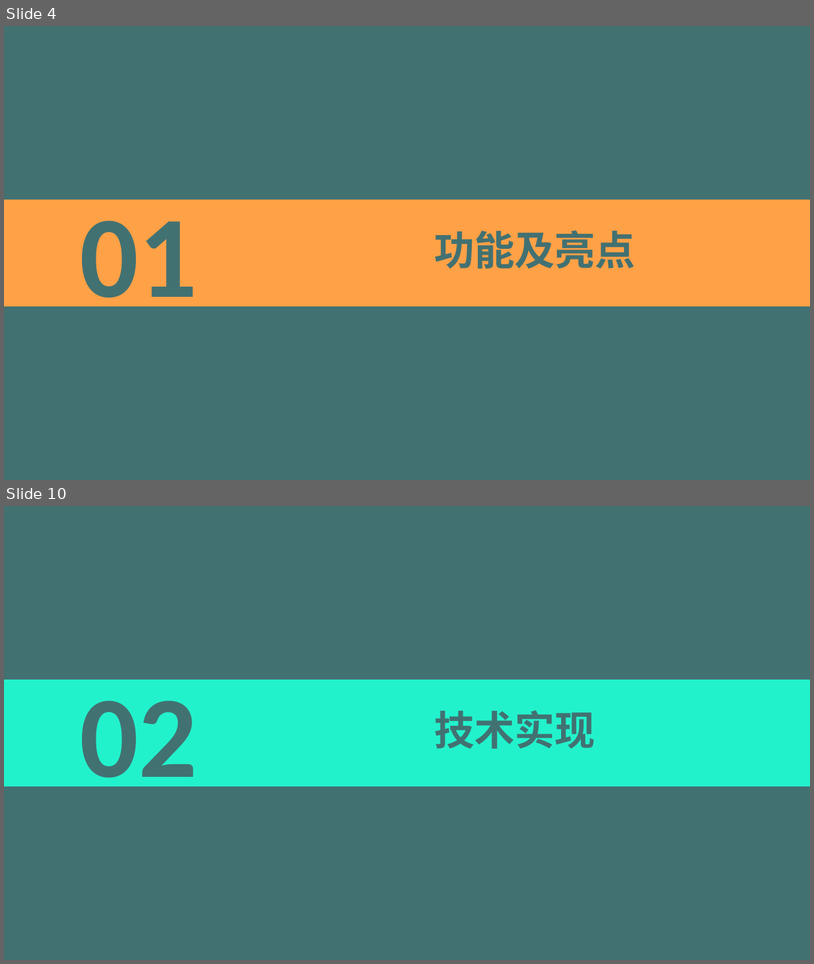
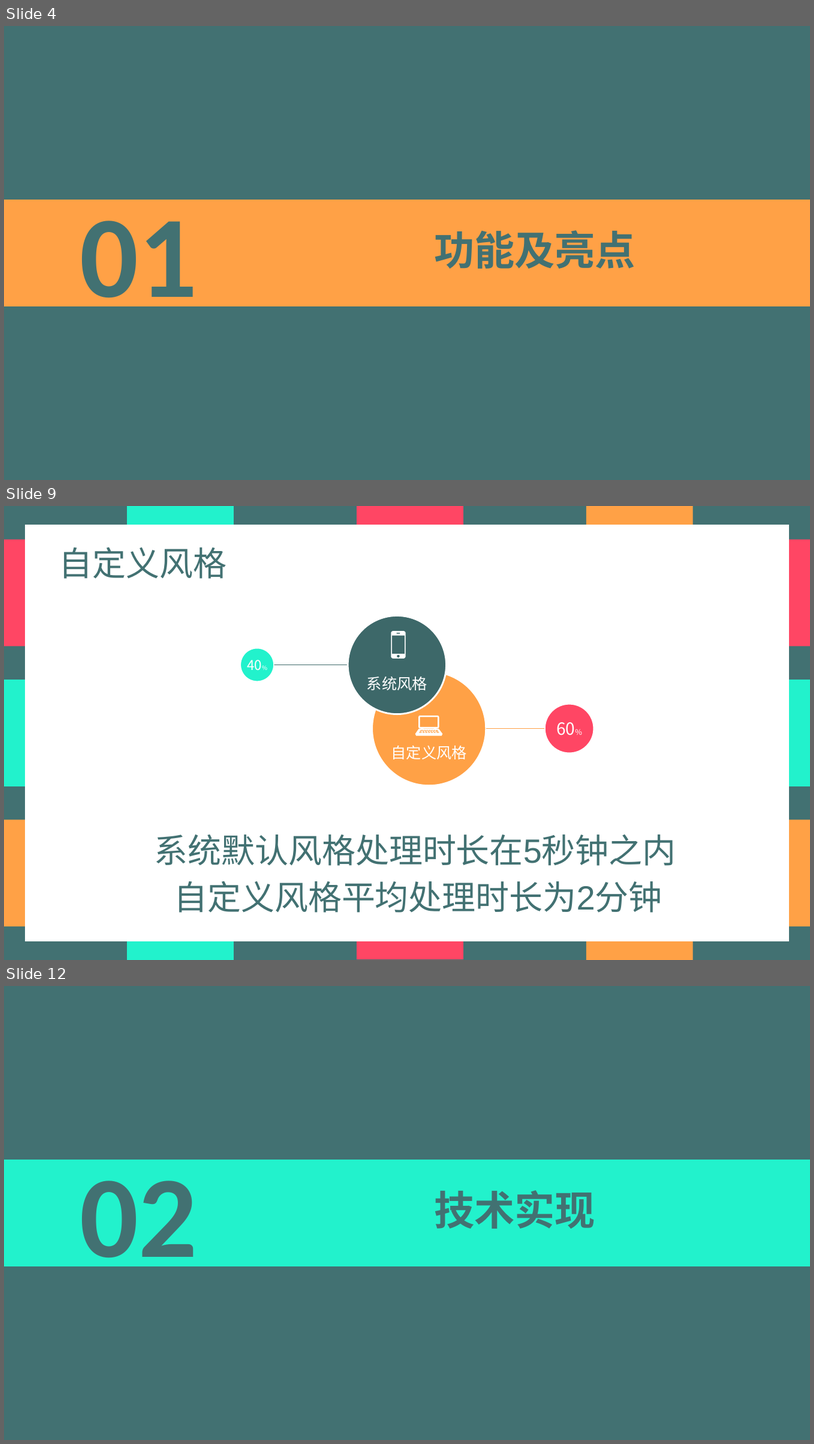
Before and after one commit to Yang-Xavier/GSDoc, a slide deck: 项目简介PPT/项目简介.pptx. Shown one above the other, each under a label of ours: slides 4 and 10 before the commit, slides 4, 9 and 12 after it; the slides between them are not shown. The pictures are 814x964 and 814x1444 pixels, drawn with LibreOffice and Linux fonts; fonts in the diff are those of the drawing. Boxes give left, top, right and bottom in pixels: in the first picture for what was removed or moved away, otherwise in the second. Text is boxed around its words. In the diff, an @@ line names an element or a change of style, - is before the commit and + after.

```diff
--- a/项目简介PPT/项目简介.pptx
+++ b/项目简介PPT/项目简介.pptx
@@ slide 9 added at (x1=4, y1=506, x2=810, y2=960), background #FFFFFF @@
@@ rectangle added at (x1=4, y1=506, x2=810, y2=960), fill #427172 @@
@@ rectangle added at (x1=128, y1=506, x2=234, y2=960), fill #22F2CC @@
@@ rectangle added at (x1=357, y1=506, x2=464, y2=959), fill #FF4664 @@
@@ rectangle added at (x1=587, y1=506, x2=693, y2=960), fill #FFA146 @@
@@ rectangle added at (x1=4, y1=539, x2=810, y2=646), fill #FF4664 @@
@@ rectangle added at (x1=25, y1=525, x2=790, y2=941), fill #FFFFFF @@
@@ text added at (x1=59, y1=547, x2=227, y2=579), 40 pt, text #427172 @@
+自定义风格
@@ ellipse added at (x1=348, y1=615, x2=447, y2=714), fill #3D6869, outline #FFFFFF 2 pt, 18 pt, text #FFFFFF @@
+系统风格
@@ freeform shape added at (x1=391, y1=631, x2=405, y2=658), fill #FFFFFF @@
@@ ellipse added at (x1=240, y1=648, x2=275, y2=681), fill #22F2CC, outline #FFFFFF 2 pt, 16 pt, text #FFFFFF @@
+40%
@@ line added from (348, 664) to (275, 664), #3D6869 0.5 pt @@
@@ rectangle added at (x1=4, y1=679, x2=810, y2=786), fill #22F2CC @@
@@ ellipse added at (x1=372, y1=671, x2=487, y2=786), fill #FFA146, outline #FFFFFF 2 pt, 18 pt, text #FFFFFF @@
+自定义风格
@@ freeform shape added at (x1=416, y1=715, x2=443, y2=736), fill #FFFFFF @@
@@ ellipse added at (x1=545, y1=704, x2=594, y2=753), fill #FF4664, outline #FFFFFF 2 pt, 20 pt, text #FFFFFF @@
+60%
@@ line added from (486, 729) to (545, 729), #FFA146 0.5 pt @@
@@ rectangle added at (x1=4, y1=819, x2=810, y2=926), fill #FFA146 @@
@@ text added at (x1=154, y1=834, x2=676, y2=865), 40 pt, text #427172 @@
+系统默认风格处理时长在5秒钟之内
@@ text added at (x1=174, y1=880, x2=662, y2=912), 40 pt, text #427172 @@
+自定义风格平均处理时长为2分钟
@@ what was slide 10 is now slide 12 @@
```
Also in this commit, not shown: 4 slides changed, 11 other slides added, 3 slides removed.
